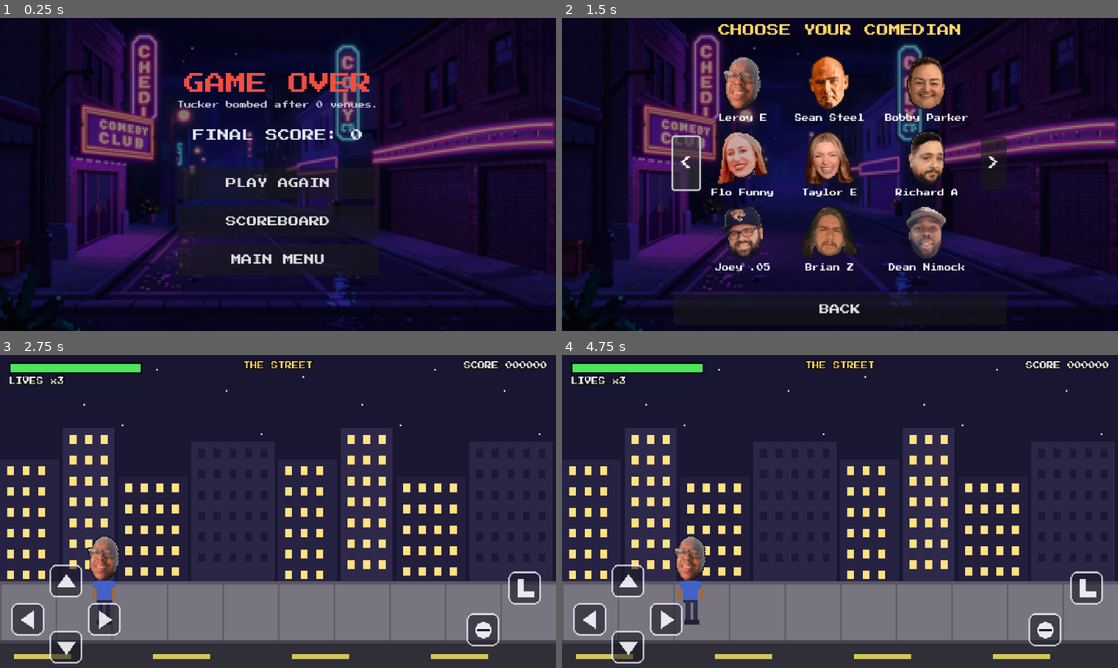
Above: before the commit, frames 1-4 (two rows, left to right).
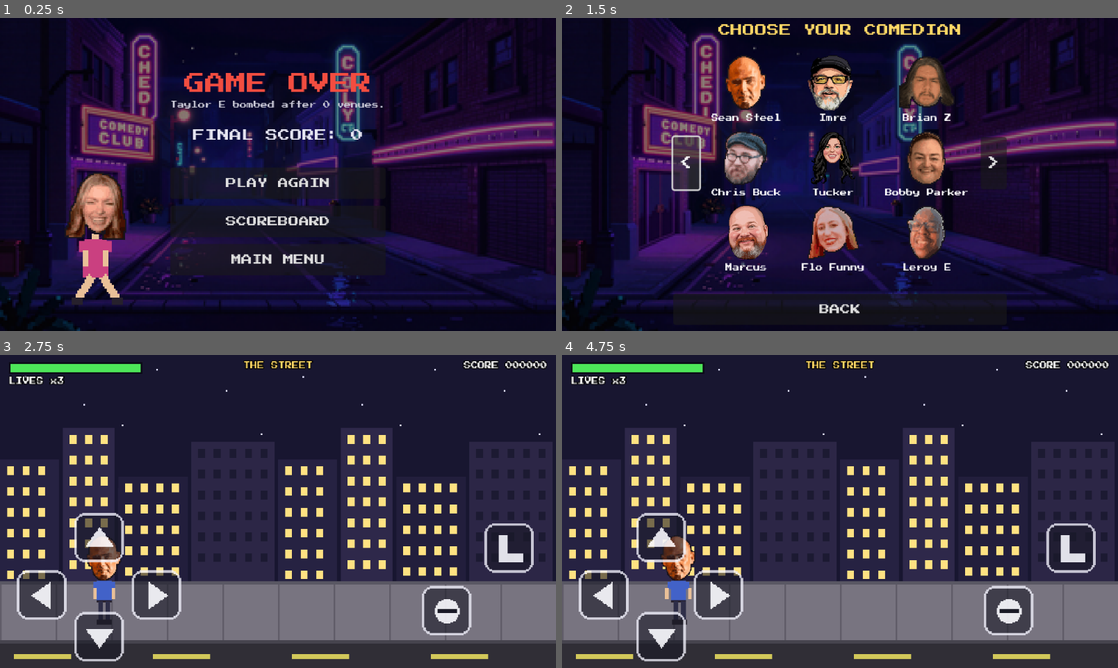
Above: after the commit, the same moments.

Repository: imehesz/tight-5-fight
Game: Godot game, scene res://scenes/game_over.tscn
Two runs of this game, one before a commit and one after it. Both use one fixed random seed, a clock stepped at 60 frames per second and the inputs below. This scene is started directly instead of the project's main scene.
Inputs (mouse positions are in pixels of both pictures, inside the frame that each line leads up to):
- Up to frame 1 (0.25 s): no input
- Up to frame 2 (1.5 s): click "PLAY AGAIN" at 0.5 s; click "<" at 1.25 s
- Up to frame 3 (2.75 s): click (177, 420) at 2.02 s
- Up to frame 4 (4.75 s): tap Enter at 2.75 s; move the mouse to (962, 495) at 2.77 s; hold D (move_right) 2.78-3.5 s; hold S (duck) 2.78-3.5 s; click (962, 495) at 2.92 s; tap Space at 3.5 s; drag from (728, 527) to (667, 608) at 3.52 s; move the mouse to (895, 442) at 4.27 s; hold D (move_right) from 4.28 s (still down); tap K (kick) at 4.35 s

The runs differ from the first frame. In frame 1, 3.2% of the frame differs, in the area x 11-70%, y 26-92%; in frame 2, 10%, in the area x 26-73%, y 12-81%; in frame 3, 7.9%; in frame 4, 8.7%.

Commit message:
Making things bigger

Diff:
--- a/autoload/game_state.gd
+++ b/autoload/game_state.gd
@@ -62,6 +62,7 @@
 	randomize()
 	_register_input_actions()
 	characters = _load_json(CHARACTERS_PATH).get("characters", [])
+	characters.shuffle()
 	venues = _load_json(VENUES_PATH).get("venues", [])
 	_ensure_bus("Music")
 	_ensure_bus("SFX")
--- a/scenes/game_over.gd
+++ b/scenes/game_over.gd
@@ -1,5 +1,17 @@
 extends MenuBase
-## Game Over: final score, high-score callout, replay / menu options.
+## Game Over: final score, high-score callout, replay / menu options,
+## plus the just-played character dancing it off on the left.
+
+## Dance poses: walk cycle and "hit" (arms flung up in the air).
+const DANCE_ANIMS := ["walk", "hit"]
+## 1.5x the in-game fighter size.
+const DANCE_SCALE := Fighter.BODY_SCALE * 1.5
+const DANCE_FEET_POS := Vector2(110, 330)
+
+var _body: AnimatedSprite2D
+var _head: Sprite2D
+var _head_offset := Vector2.ZERO
+var _dance_timer: Timer
 
 
 func _ready() -> void:
@@ -18,3 +30,46 @@
 	add_button(box, "PLAY AGAIN", func(): GameState.change_scene(GameState.SCENE_CHARACTER_SELECT))
 	add_button(box, "SCOREBOARD", func(): GameState.change_scene(GameState.SCENE_SCOREBOARD))
 	add_button(box, "MAIN MENU", func(): GameState.change_scene(GameState.SCENE_MAIN_MENU))
+	_build_dancer()
+
+
+## Rebuild the played character (body + socketed head, like Fighter does)
+## and let them dance: random walk / arms-up poses, head glancing left/right.
+func _build_dancer() -> void:
+	var cfg := GameState.selected_character_data()
+	var dancer := Node2D.new()
+	dancer.position = DANCE_FEET_POS
+	dancer.scale = Vector2(DANCE_SCALE, DANCE_SCALE)
+	add_child(dancer)
+
+	_body = AnimatedSprite2D.new()
+	_body.sprite_frames = CharacterFactory.body_frames(
+			String(cfg.get("BodyType", "M")),
+			Color.from_string(String(cfg.get("SkinColor", "")),
+					CharacterFactory.DEFAULT_SKIN))
+	_body.offset = Vector2(0, -CharacterFactory.FRAME_H / 2.0)
+	dancer.add_child(_body)
+
+	_head = Sprite2D.new()
+	_head.texture = CharacterFactory.head_texture(String(cfg.get("HeadSpritePath", "")))
+	var s := Fighter.HEAD_SCALE * maxf(float(cfg.get("HeadScale", 1.0)), 0.1) \
+			* (Fighter.HEAD_BASE_PX / maxf(_head.texture.get_width(), 1.0))
+	_head.scale = Vector2(s, s)
+	_head_offset = Vector2(float(cfg.get("HeadOffsetX", 0)), float(cfg.get("HeadOffsetY", 0)))
+	dancer.add_child(_head)
+
+	_dance_timer = Timer.new()
+	_dance_timer.one_shot = true
+	_dance_timer.timeout.connect(_dance_step)
+	add_child(_dance_timer)
+	_dance_step()
+
+
+func _dance_step() -> void:
+	var anim: String = DANCE_ANIMS.pick_random()
+	_body.play(anim)
+	_head.flip_h = randi() % 2 == 0
+	var neck := CharacterFactory.head_offset(anim)
+	var lift := _head.texture.get_height() * _head.scale.y / 2.0 - 4.0
+	_head.position = Vector2(neck.x + _head_offset.x, neck.y - lift + _head_offset.y)
+	_dance_timer.start(randf_range(0.4, 0.9))
--- a/scripts/touch_controls.gd
+++ b/scripts/touch_controls.gd
@@ -4,6 +4,10 @@
 ## (up = enter doors, down = duck), punch/kick buttons on the right.
 ## Buttons emit the same input actions as the keyboard bindings.
 
+const SCALE := 1.5
+## Positions are the original 1x layout for 40px buttons on the 640x360
+## viewport; _ready() scales each corner cluster outward from its screen
+## corner so margins grow proportionally and nothing hangs off-screen.
 const BUTTONS := [
 	{"action": "move_left", "tex": "res://assets/gen/ui/btn_left.png", "pos": Vector2(12, 284)},
 	{"action": "move_right", "tex": "res://assets/gen/ui/btn_right.png", "pos": Vector2(100, 284)},
@@ -16,10 +20,13 @@
 
 func _ready() -> void:
 	layer = 90
+	var view := get_viewport().get_visible_rect().size
 	for b in BUTTONS:
 		var btn := TouchScreenButton.new()
 		btn.texture_normal = load(b.tex)
 		btn.action = b.action
-		btn.position = b.pos
+		btn.scale = Vector2(SCALE, SCALE)
+		var anchor := Vector2(0.0 if b.pos.x < view.x / 2.0 else view.x, view.y)
+		btn.position = anchor + (b.pos - anchor) * SCALE
 		btn.passby_press = true
 		add_child(btn)
